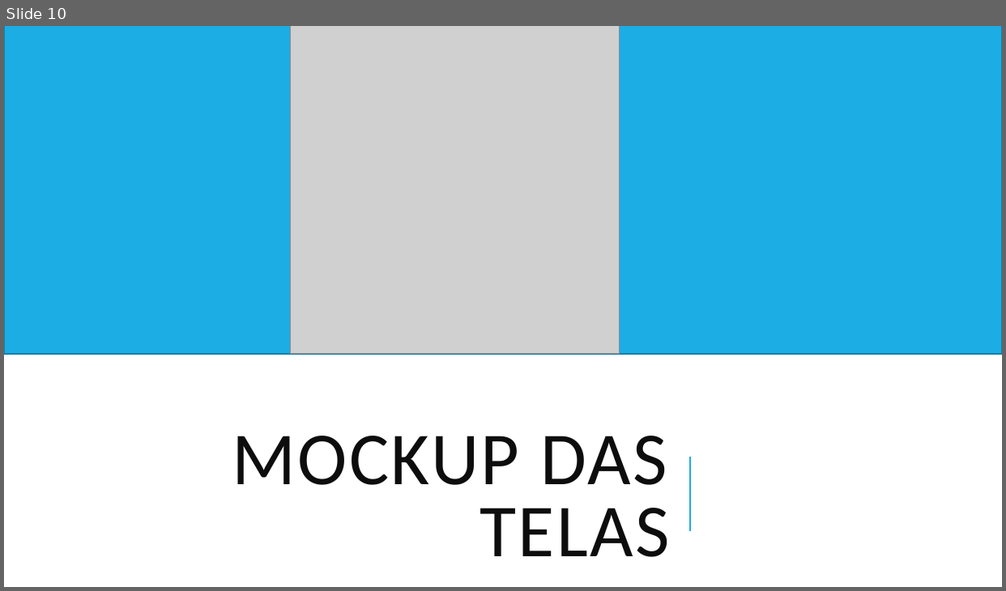
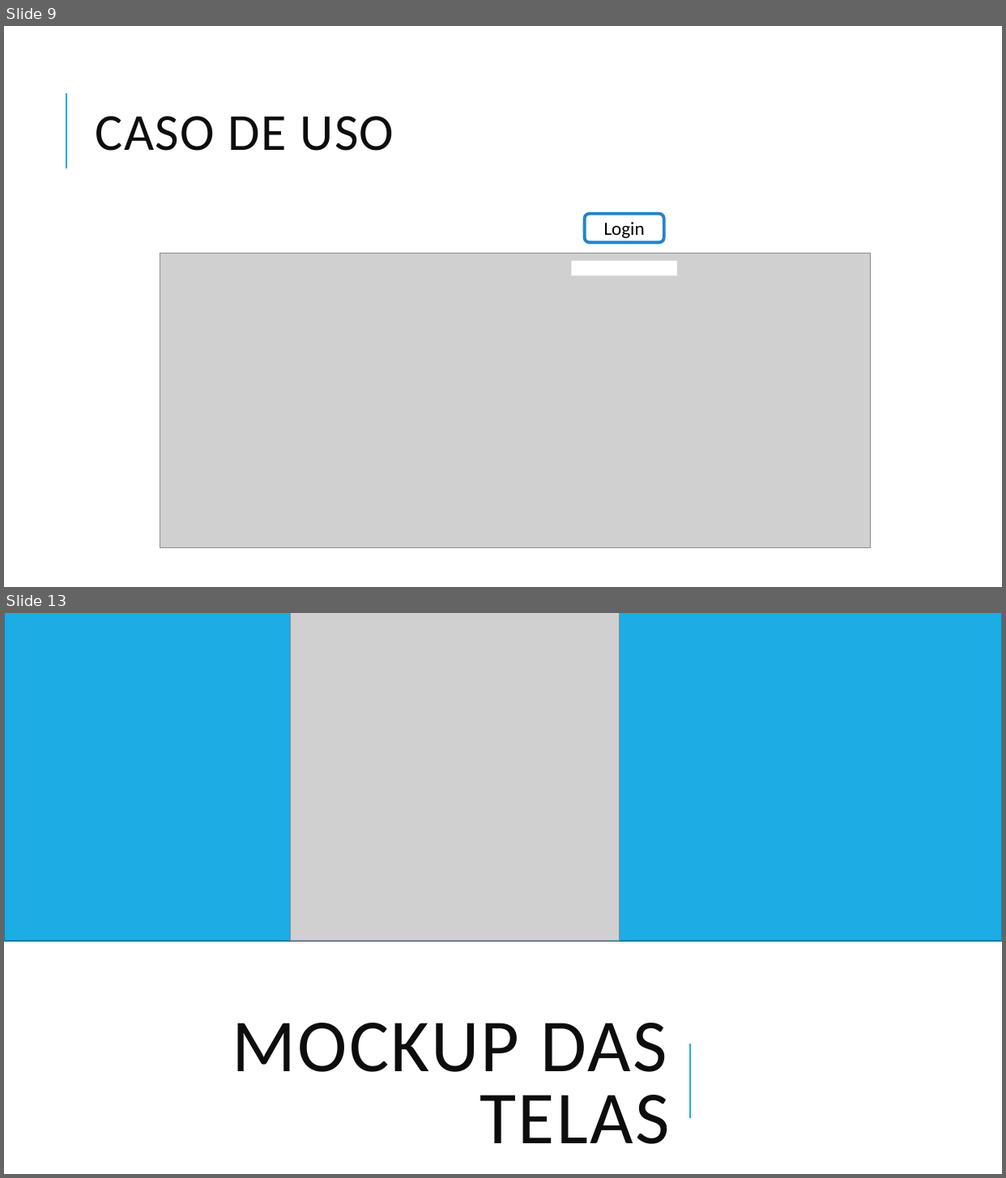
Before and after one commit to viihsales/totem-monitoring, a slide deck: documentacao/powerPoint/totem_MonitoringSprint2.pptx. Shown one above the other, each under a label of ours: slide 10 before the commit, slides 9 and 13 after it; the slides between them are not shown. The pictures are 1006x591 and 1006x1178 pixels, drawn with LibreOffice and Linux fonts; fonts in the diff are those of the drawing; grey boxes stand for pictures. Boxes give left, top, right and bottom in pixels: in the first picture for what was removed or moved away, otherwise in the second. Text is boxed around its words. In the diff, an @@ line names an element or a change of style, - is before the commit and + after.

```diff
--- a/documentacao/powerPoint/totem_MonitoringSprint2.pptx
+++ b/documentacao/powerPoint/totem_MonitoringSprint2.pptx
@@ slide 9 added at [4,26,1002,587], background #FFFFFF @@
@@ line added from (66, 169) to (66, 93), #1CADE4 1.5 pt @@
@@ title added at [96,116,394,151], 50 pt, text #0D0D0D @@
+CASO DE USO
@@ rounded rectangle added at [585,214,664,243], outline #2683C6 3 pt, 18 pt, text #000000 @@
+Login
@@ picture added at [160,254,871,548] @@
@@ rectangle added at [572,261,677,276], fill #FFFFFF @@
@@ what was slide 10 is now slide 13 @@
```
Also in this commit, not shown: 3 slides changed, 2 other slides added.
